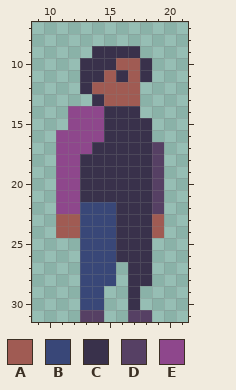
A pixel-art file gets an edit: res/player-idle.ase. Above, as it was before the edit.
32x32 pixels, 1 frame. Shown: x 9..21, y 7..31.
Palette (. is transparent): A #a05b53  B #394778  C #39314b  D #564064  E #8e478c
Pixels before, first column x 11:
 9 ...CCCC..
10 ..CCCAAC.
11 ..CCACAC.
12 ..CAAAA..
13 ...CAAA..
14 .EEECCC..
15 .EEECCCC.
16 EEEECCCC.
17 EEECCCCCD
18 EECCCCCCD
19 EECCCCCCD
20 EECCCCCCD
21 EECCCCCCD
22 EEBBBCCCD
23 AABBBCCCA
24 AABBBCCCA
25 ..BBBCCC.
26 ..BBBCCC.
27 ..BBB.CC.
28 ..BBB.CC.
29 ..BB..C..
30 ..BB..C..
31 ..DD..DD.
New version:
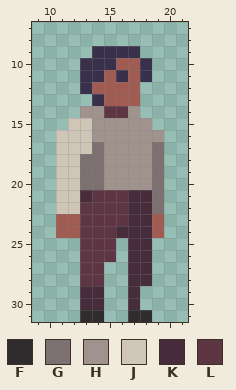
Colours new in this view: F #302c2e  G #7d7071  H #a0938e  J #cfc6b8  K #472d3c  L #5e3643
From the commit log: made the player costume
Diff:
Changed rows in their new state; - is an unchanged pixel.
first column x 11:
14 -.HHLLH--
15 -JJHHHHH-
16 JJJHHHHHH
17 JJJGHHHHG
18 JJGGHHHHG
19 JJGGHHHHG
20 JJGGHHHHG
21 JJKLLLKKG
22 JJLLLLKKG
23 --LLLLKK-
24 --LLLKKK-
25 --LLL.KK-
26 --LLL.KK-
27 --LL.-KK-
28 --LL.-KK-
29 --KK--K--
30 --KK--K--
31 --FF--FF-
Boxes around the changes in both pictures, in picture pixels (x1, y1, x2, y2):
changed: (56, 106, 164, 322)
